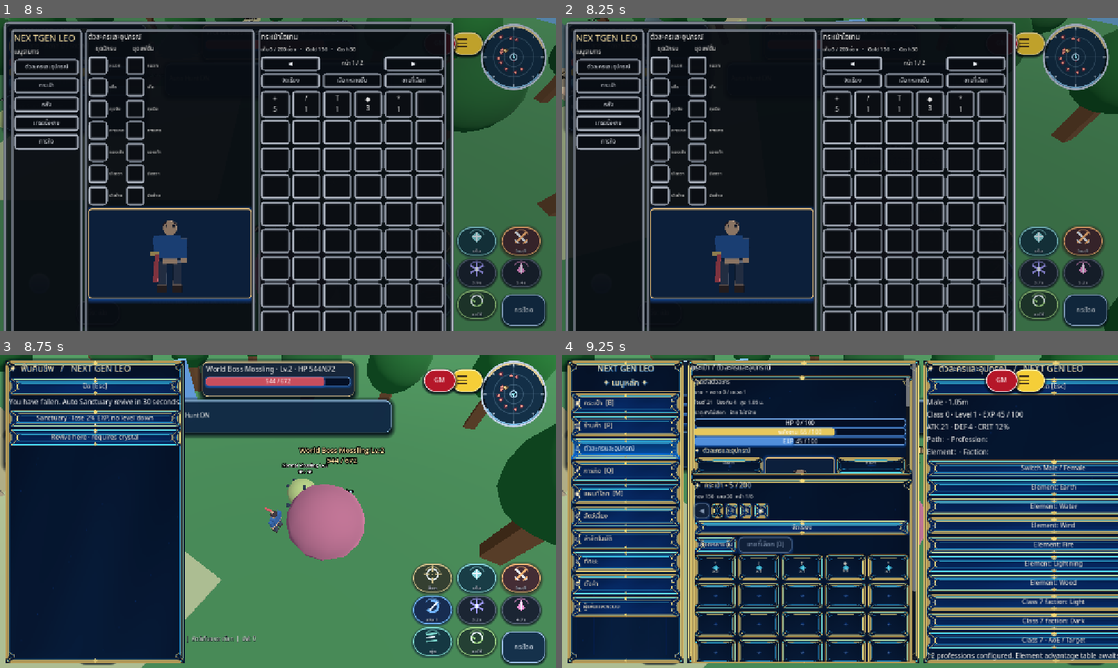
Above: before the commit, frames 1-4 (two rows, left to right).
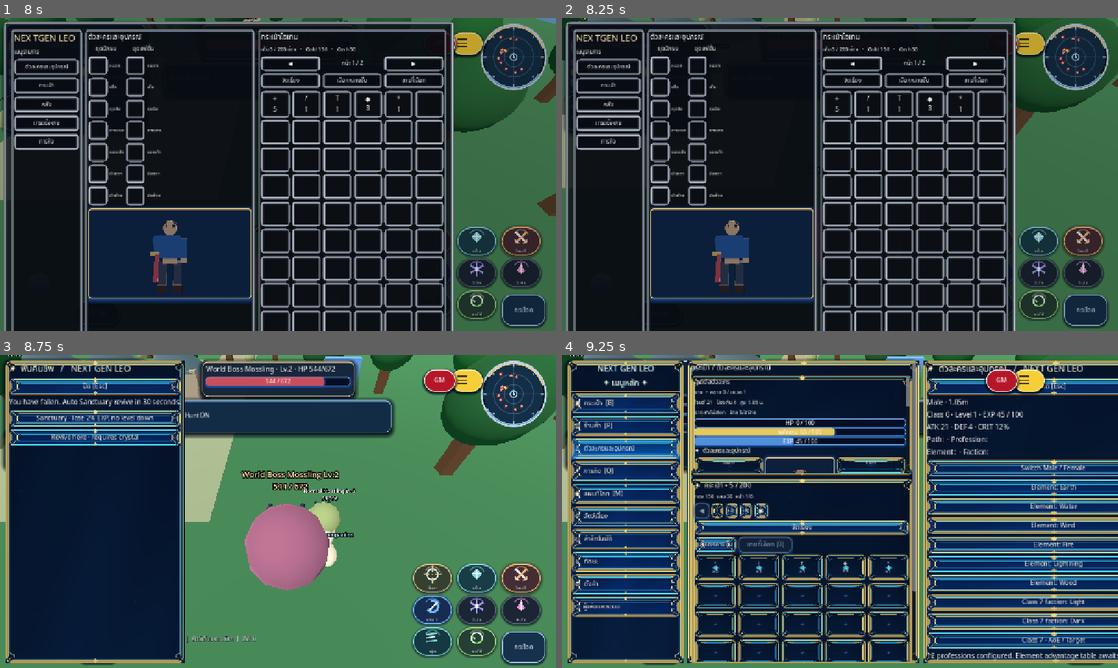
Above: after the commit, the same moments.

Repository: redfullmoon209-debug/NexTgenLeo
Game: Godot game, scene res://scenes/main.tscn
Same seed, same stepped clock (60 frames per second), same inputs: the game is played once before the commit and once after it.
Inputs (mouse positions are in pixels of both pictures, inside the frame that each line leads up to):
- Up to frame 1 (8 s): click "กระโดด" at 0.5 s; tap Enter at 1.25 s; move the mouse to (400, 158) at 1.27 s; hold D 1.28-2 s; tap Tab at 1.35 s; click (400, 158) at 1.42 s; tap Space at 1.52, 4.52, 7.52 s; drag from (166, 190) to (250, 237) at 2.02 s; move the mouse to (333, 105) at 2.77 s; hold D 2.78-3.5 s; tap 1 at 2.85 s; click (333, 105) at 2.92 s; drag from (250, 237) to (111, 127) at 3.52 s; move the mouse to (444, 221) at 4.27 s; hold A 4.28-5 s; tap 3 at 4.35 s; click (444, 221) at 4.42 s; drag from (111, 127) to (194, 96) at 5.02 s; move the mouse to (305, 174) at 5.77 s; hold S 5.78-6.5 s; tap H at 5.85 s; click (305, 174) at 5.92 s; drag from (194, 96) to (166, 190) at 6.52 s; move the mouse to (400, 158) at 7.27 s; hold W from 7.28 s (still down); tap B at 7.35 s; click (400, 158) at 7.42 s
- Up to frame 2 (8.25 s): release W at 8 s; drag from (728, 190) to (812, 237) at 8.02 s
- Up to frame 3 (8.75 s): no input
- Up to frame 4 (9.25 s): move the mouse to (895, 442) at 8.77 s; hold S from 8.78 s (still down); tap C at 8.85 s; click (895, 442) at 8.92 s

Frame 1 is identical in both runs. In frame 2, 4.0% of the frame differs, in the area x 0-100%, y 0-100%; in frame 3, 18%; in frame 4, 2.6%.

Commit message:
Block world camera input behind silver inventory and update test for Bag workspace

Diff:
--- a/scripts/main.gd
+++ b/scripts/main.gd
@@ -308,7 +308,7 @@
 			get_viewport().set_input_as_handled()
 		return
 	if event is InputEventMouseMotion and mouse_look_button != 0:
-		if is_instance_valid(gameplay) and (gameplay.panel.visible or gameplay.layout_edit):
+		if is_instance_valid(gameplay) and (gameplay.panel.visible or (is_instance_valid(gameplay.silver_workspace) and gameplay.silver_workspace.visible) or gameplay.layout_edit):
 			mouse_look_button = 0
 		else:
 			_rotate_camera(event.relative)
@@ -316,7 +316,7 @@
 		return
 	# Camera wheel belongs to the world when menus are closed, independent of GUI focus.
 	if event is InputEventMouseButton and event.pressed and event.button_index in [MOUSE_BUTTON_WHEEL_UP,MOUSE_BUTTON_WHEEL_DOWN]:
-		if is_instance_valid(gameplay) and not gameplay.panel.visible:
+		if is_instance_valid(gameplay) and not gameplay.panel.visible and not (is_instance_valid(gameplay.silver_workspace) and gameplay.silver_workspace.visible):
 			camera.position.z = clampf(camera.position.z + (-0.6 if event.button_index == MOUSE_BUTTON_WHEEL_UP else 0.6),2.5,16.0)
 			get_viewport().set_input_as_handled()
 			return
